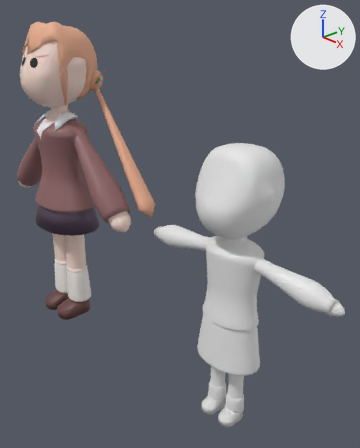
One commit to the Blender file 100Kano/Shizuka/Shizuka.blend: the scene before it, then after it.
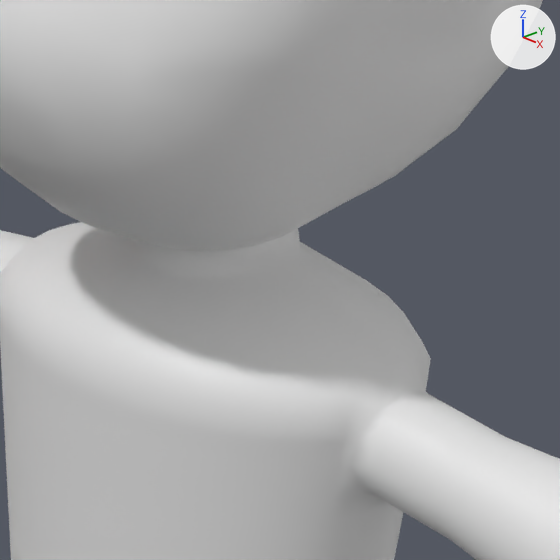
There are two pictures of each version: one whole from a 50 mm lens placed at (2.585, -3.099, 2.72), pointed at (-1.08, 0.335, 0.695), one close up on the part from 57% to 78% of the width and 46% to 63% of the height. The lights are fixed; the arrows at upper right show +X, +Y and +Z.
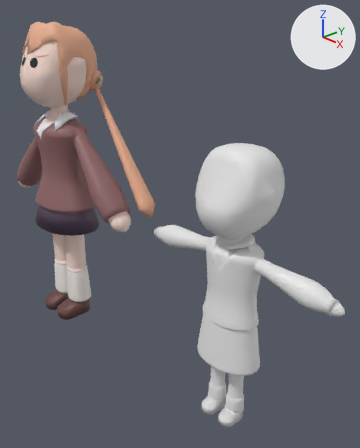
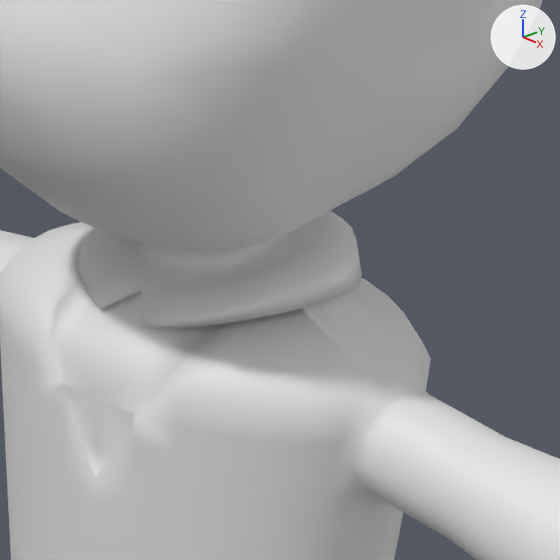
What the commit changed:
me_sphere is used by ob_sphere; location (0.0, 0.0, 1.365); scale (0.44, 0.44, 0.44).
me_sphere had 2344 vertices, 2326 faces and spanned x 0.0..2.47, y -0.88..0.92, z -5.14..0.96.
me_sphere now has 4778 vertices, 4854 faces and spans x -2.47..2.47, y -0.88..0.92, z -5.14..0.96.
me_sphere part 1: 3 vertices moved within x 0.0..0.13, y -0.5..-0.49, z -1.36..-1.12; 22 vertices removed from x 0.0..0.2, y -0.5..0.19, z -1.28..-0.8; 2456 vertices added at x -2.47..0.38, y -0.87..0.9, z -5.14..0.96.
Object 'Sphere' (ob_sphere) loses its MIRROR modifier named 'Mirror'.

Where the change shows, as pixel boxes (x1, y1, x2, y2) in the close-ups (560 x 560 px):
'Sphere', reshaped, modifiers changed
    both: (0, 0, 560, 560)
part 1 of me_sphere, built on
    before: (34, 228, 301, 493)
    after: (0, 0, 387, 560)
